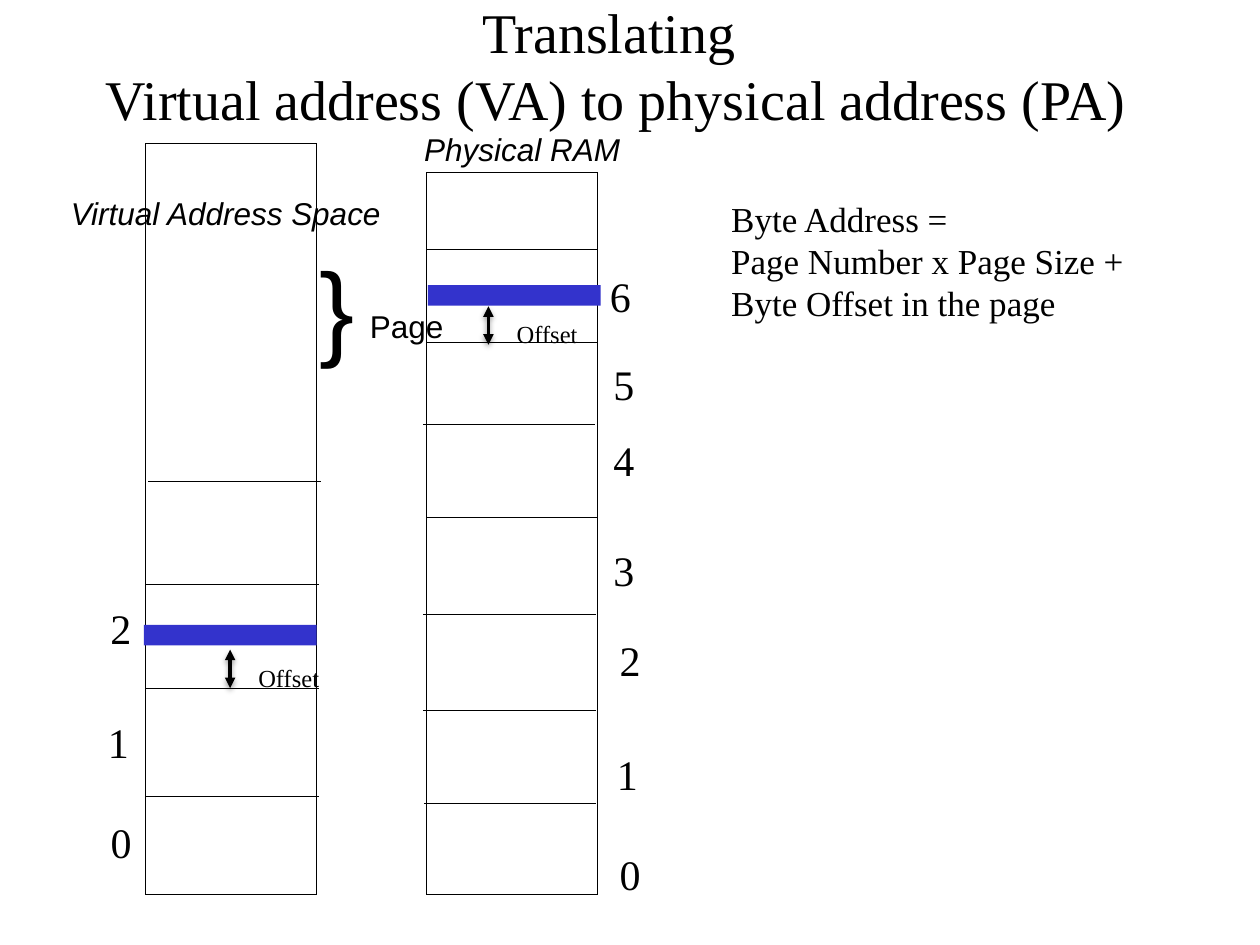
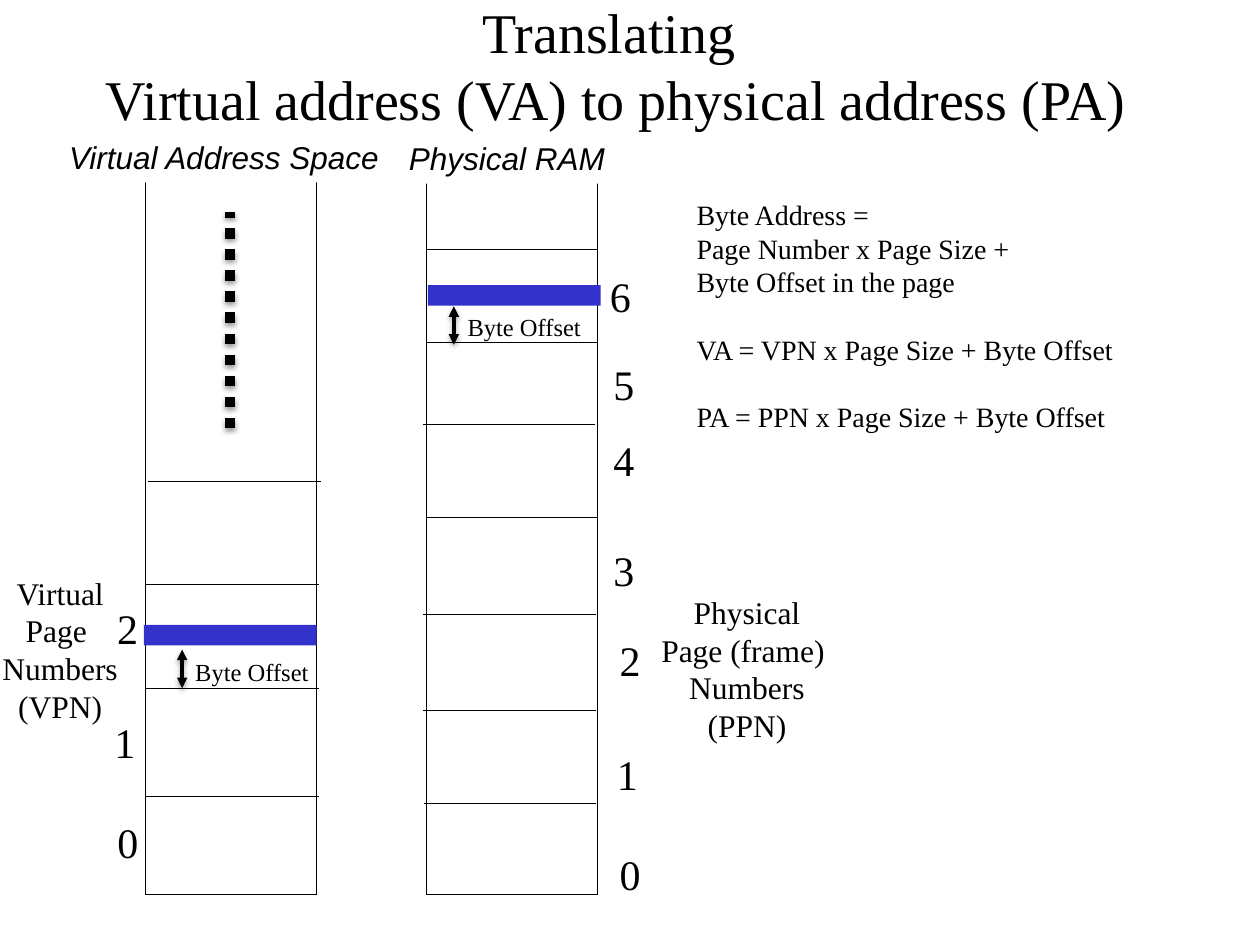
Before and after one commit to oscourse/oscourse.github.io, a slide deck: slide 12 of slides/virtual_memory_intro.pptx. Drawn at 1260x945 pixels with LibreOffice and Linux fonts; fonts in the diff are those of the drawing. Boxes give left, top, right and bottom in pixels: in the first picture for what was removed or moved away, otherwise in the second. Text is boxed around its words. In the diff, an @@ line names an element or a change of style, - is before the commit and + after.

```diff
--- a/slides/virtual_memory_intro.pptx
+++ b/slides/virtual_memory_intro.pptx
@@ text "Virtual Address Space" moved from (x1=71, y1=200, x2=380, y2=231) to (x1=69, y1=146, x2=378, y2=175) @@
@@ text "Physical RAM" moved from (x1=424, y1=138, x2=620, y2=167) to (x1=409, y1=147, x2=605, y2=176) @@
@@ text "Byte Address =" moved from (x1=731, y1=207, x2=1095, y2=324) to (x1=697, y1=205, x2=1112, y2=432) @@
@@ text at (x1=697, y1=205, x2=986, y2=298): size 20 to 16 pt in "Byte Address =", "Page Number x Page Size +", "Byte Offset in the page" @@
@@ line added from (231, 428) to (231, 212), #000000 6 pt dashed @@
@@ text removed at (x1=312, y1=237, x2=362, y2=375) @@
-}
@@ text removed at (x1=370, y1=313, x2=444, y2=344) @@
-Page
@@ double arrow moved from (489, 306) - (489, 345) to (454, 306) - (454, 345) @@
@@ text at (x1=468, y1=318, x2=581, y2=342): text changed @@
-Offset
+Byte Offset
@@ text at (x1=697, y1=340, x2=1112, y2=432): paragraphs added @@
+VA = VPN x Page Size + Byte Offset
+PA = PPN x Page Size + Byte Offset
@@ text added at (x1=2, y1=583, x2=117, y2=724), 18 pt, text #000000 @@
+Virtual
+Page
+Numbers
+(VPN)
@@ 3 texts moved together from (x1=108, y1=616, x2=132, y2=859) to (x1=114, y1=616, x2=138, y2=859) @@
@@ text added at (x1=661, y1=602, x2=824, y2=744), 18 pt, text #000000 @@
+Physical
+Page (frame)
+Numbers
+(PPN)
@@ double arrow moved from (231, 650) - (231, 688) to (183, 650) - (183, 688) @@
@@ text at (x1=195, y1=663, x2=309, y2=687): text changed @@
-Offset
+Byte Offset
```
Also in this commit, not shown: 1 other slide changed, 1 other file.
